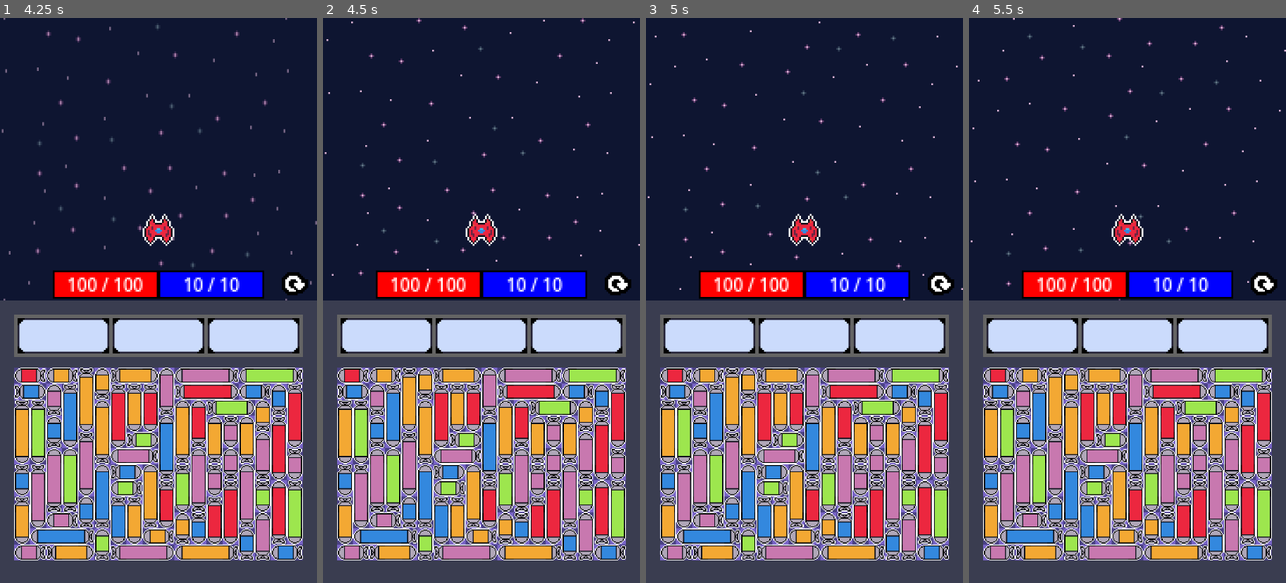
Above: before the commit, frames 1-4 (left to right).
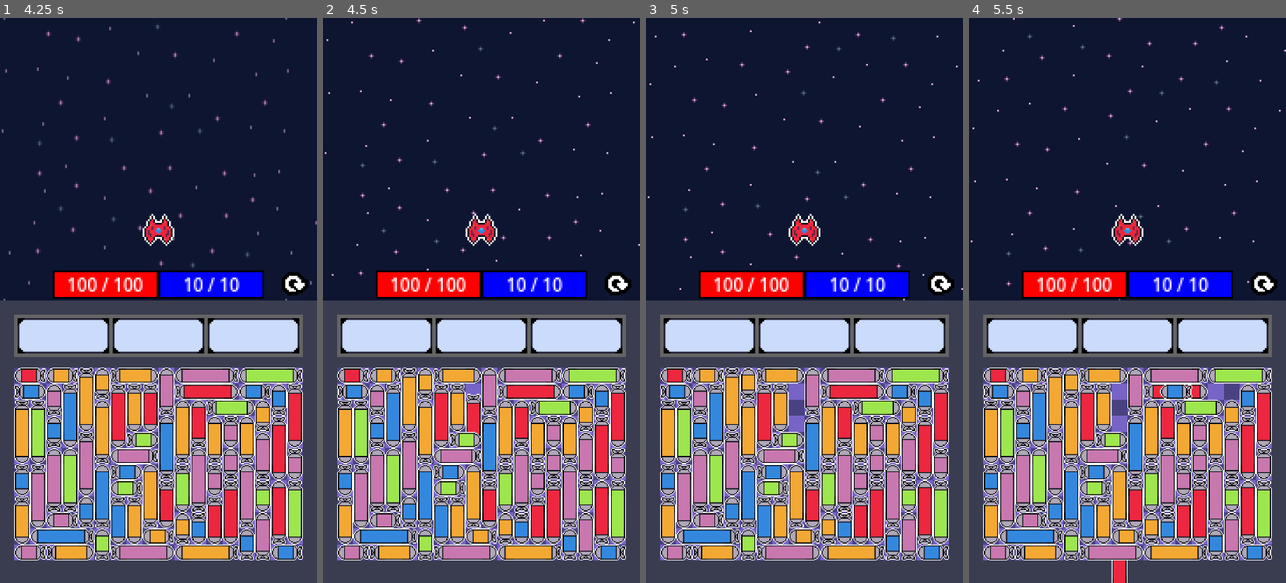
Above: after the commit, the same moments.

Repository: ZoNaDak/GalaxyPuzzleShooter_ProtoType
Game: Godot game, scene res://game/scenes/title/title_scene.tscn
Same seed, same stepped clock (60 frames per second), same inputs: the game is played once before the commit and once after it.
Inputs (mouse positions are in pixels of both pictures, inside the frame that each line leads up to):
- Up to frame 1 (4.25 s): click "Game Start" at 0.5 s; move the mouse to (228, 272) at 1.27 s; click (228, 272) at 1.42 s; move the mouse to (95, 328) at 2.02 s; click (95, 328) at 2.17 s; click (294, 283) at 2.75 s; move the mouse to (190, 176) at 3.52 s; click (190, 176) at 3.67 s
- Up to frame 2 (4.5 s): move the mouse to (465, 413) at 4.27 s; click (465, 413) at 4.42 s
- Up to frame 3 (5 s): no input
- Up to frame 4 (5.5 s): move the mouse to (1222, 385) at 5.02 s; click (1222, 385) at 5.17 s

Frame 1 is identical in both runs. In frame 2, 0.3% of the frame differs, in the area x 44-50%, y 64-74%; in frame 3, 0.4%; in frame 4, 1.1%, in the area x 44-86%, y 64-100%.

Commit message:
Add Missile Move For Equip

Diff:
--- /dev/null
+++ b/wool-galaxy-proto/config/resources/missile_config.tres
@@ -0,0 +1,7 @@
+[gd_resource type="Resource" script_class="MissileConfig" load_steps=2 format=3 uid="uid://c6pkjsvxiefvv"]
+
+[ext_resource type="Script" uid="uid://lihtie13y85e" path="res://config/scripts/missile_config.gd" id="1_po626"]
+
+[resource]
+script = ExtResource("1_po626")
+move_speed = 300.0
--- /dev/null
+++ b/wool-galaxy-proto/config/scripts/missile_config.gd
@@ -0,0 +1,6 @@
+# missile_config.gd
+class_name MissileConfig
+
+extends Resource
+
+@export var move_speed: float = 100.0
--- /dev/null
+++ b/wool-galaxy-proto/core/utils/enum_utils.gd
@@ -0,0 +1,10 @@
+# enum_utils.gd
+class_name EnumUtils
+
+static func direction_to_vector(direction: Enums.Direction4Way) -> Vector2:
+    match direction:
+        Enums.Direction4Way.LEFT: return Vector2(-1, 0)
+        Enums.Direction4Way.RIGHT: return Vector2(1, 0)
+        Enums.Direction4Way.UP: return Vector2(0, -1)
+        Enums.Direction4Way.DOWN: return Vector2(0, 1)
+        _: return Vector2.ZERO
--- a/wool-galaxy-proto/game/ui/missile_puzzle/missile_puzzle_board/missile_puzzle_board.gd
+++ b/wool-galaxy-proto/game/ui/missile_puzzle/missile_puzzle_board/missile_puzzle_board.gd
@@ -10,7 +10,7 @@
 const GRID_HEIGHT := Consts.MISSILE_PUZZLE_BOARD_GRID_HEIGHT
 
 const MAX_BACKTRACK_COUNT := 10000
-const MAX_RETRY_COUNT := 10
+const MAX_RETRY_COUNT := 100
 
 const MissilePuzzlePieceScene = preload("res://game/ui/missile_puzzle/missile_puzzle_pieces/missile_puzzle_piece.tscn")
 
--- a/wool-galaxy-proto/game/ui/missile_puzzle/missile_puzzle_pieces/missile_puzzle_piece.gd
+++ b/wool-galaxy-proto/game/ui/missile_puzzle/missile_puzzle_pieces/missile_puzzle_piece.gd
@@ -3,7 +3,20 @@
 
 class_name MissilePuzzlePiece
 
+enum MoveState {
+	IDLE,
+	MOVE_FOR_EQUIP,
+	RETURN_TO_ORIGIN,
+}
+
+#region Signals
+
+
+#endregion
+
 #region Consts
+
+const MISSILE_CONFIG: MissileConfig = preload("res://config/resources/missile_config.tres")
 
 const SMALL_SIZE := Vector2(32, 16)
 const MEDIUM_SIZE := Vector2(48, 16)
@@ -19,6 +32,8 @@
 	Vector2i.ZERO, Enums.MissileColorType.RED, Enums.MissileSizeType.SMALL, Enums.Direction4Way.DOWN)
 
 var _is_initialized: bool = false
+
+var _state: MoveState
 
 #endregion
 
@@ -42,17 +57,37 @@
 			missile_data.grid_pos.x * Consts.MISSILE_PUZZLE_BOARD_CELL_SIZE,
 			missile_data.grid_pos.y * Consts.MISSILE_PUZZLE_BOARD_CELL_SIZE) + _get_grid_pos_offset()
 
+	_state = MoveState.IDLE
+
 	# LogManager.info("initialize : %s %s %s" %
 	# 	 [missile_data.grid_pos, _get_grid_pos_offset(), position],
 	# 	 "MissilePuzzlePiece")
 
 	_is_initialized = true
 
+func _process(delta: float) -> void:
+	match _state:
+		MoveState.IDLE:
+			pass
+		MoveState.MOVE_FOR_EQUIP:
+			move_for_equip(delta)
+		MoveState.RETURN_TO_ORIGIN:
+			move_for_equip(delta)
+
+#endregion
+
+#region Event Methods
+
+func _gui_input(event: InputEvent) -> void:
+	if event is InputEventMouseButton and event.pressed \
+		and event.button_index == MOUSE_BUTTON_LEFT:
+		setup_for_move()
+
 #endregion
 
 #region Methods
 
-#region OnReady
+#region On Initialize
 
 func _setup_size():
 	match missile_data.size:
@@ -162,4 +197,16 @@
 
 #endregion
 
-#endregion
+#region Move
+
+func setup_for_move() -> void:
+	_state = MoveState.MOVE_FOR_EQUIP
+
+func move_for_equip(delta: float) -> void:
+	var move_vector := EnumUtils.direction_to_vector(missile_data.direction)
+	position += move_vector * MISSILE_CONFIG.move_speed * delta
+
+
+#endregion
+
+#endregion
Not shown, added: wool-galaxy-proto/config/scripts/missile_config.gd.uid
Not shown, added: wool-galaxy-proto/core/utils/enum_utils.gd.uid
